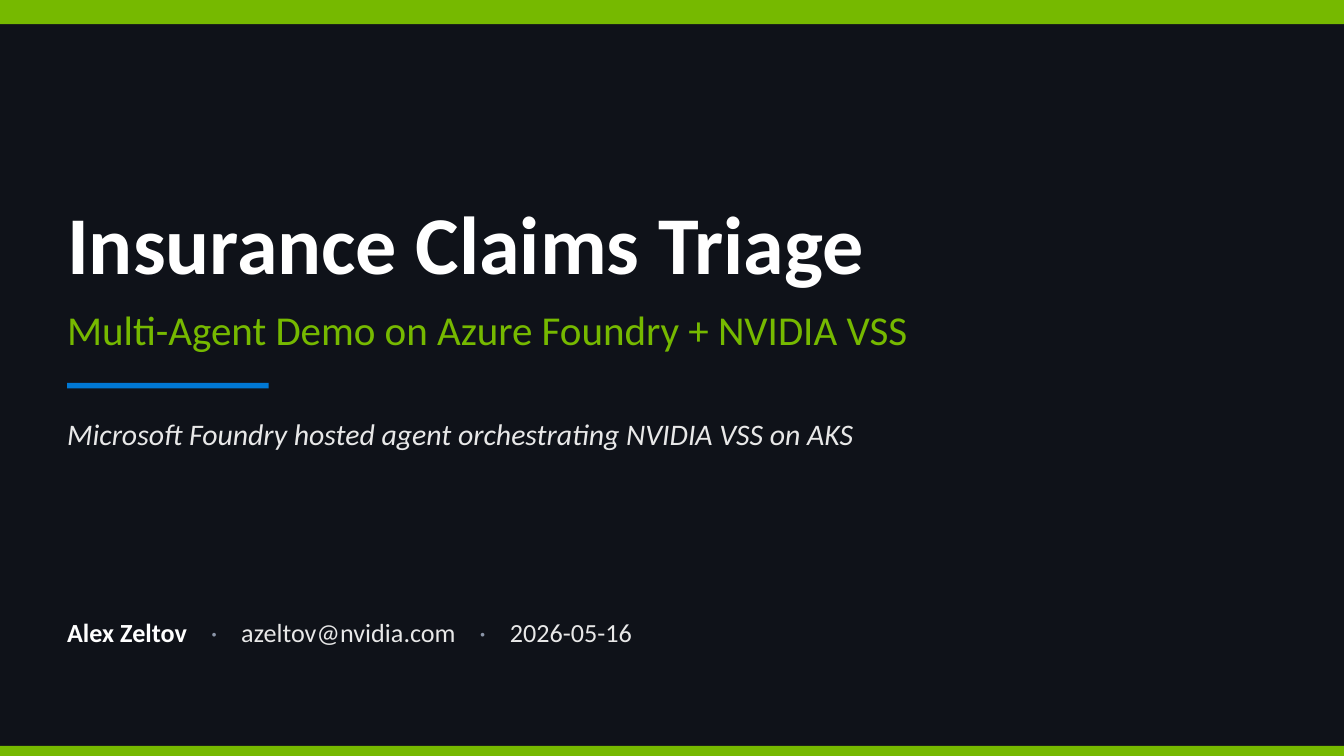
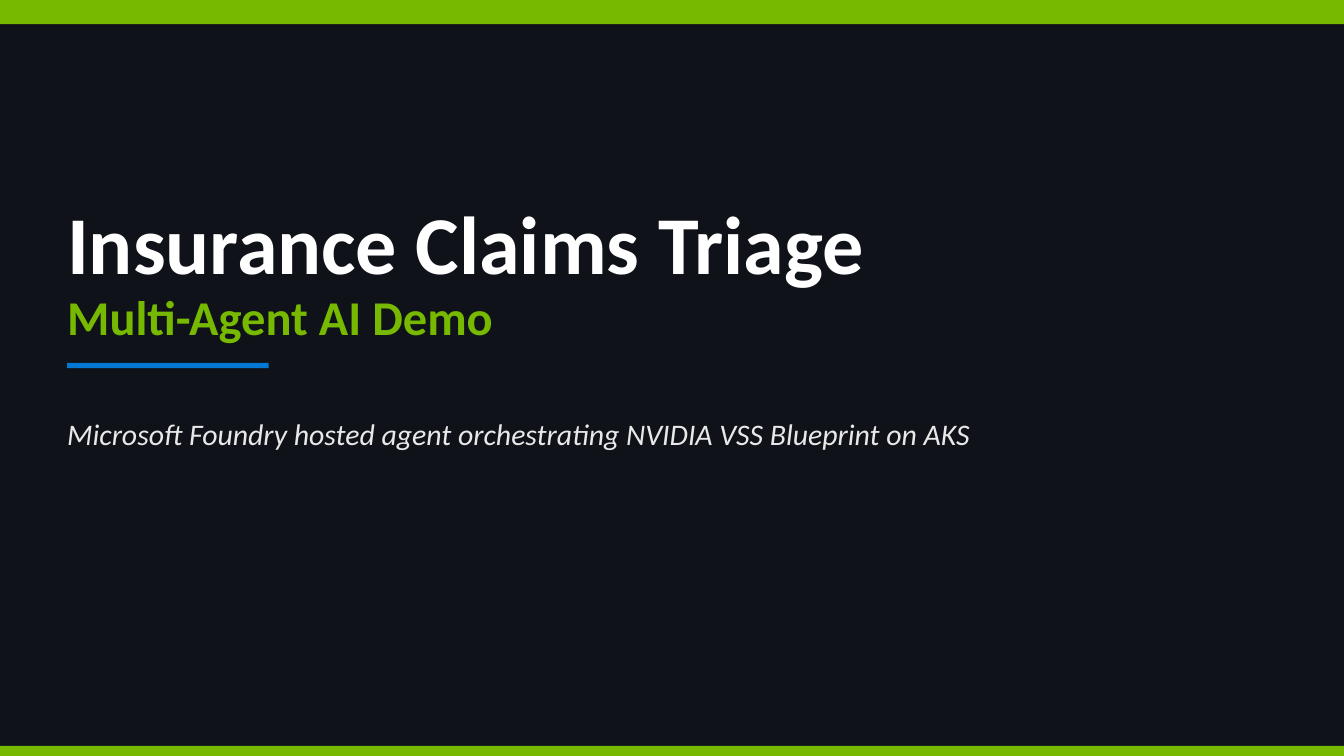
Before and after one commit to azeltov/vss-msbuild-demo, a slide deck: slide 1 of demo/insurance-claims-architecture.pptx. Drawn at 1344x756 pixels with LibreOffice and Linux fonts; fonts in the diff are those of the drawing. Boxes give left, top, right and bottom in pixels: in the first picture for what was removed or moved away, otherwise in the second. Text is boxed around its words. In the diff, an @@ line names an element or a change of style, - is before the commit and + after.

```diff
--- a/demo/insurance-claims-architecture.pptx
+++ b/demo/insurance-claims-architecture.pptx
@@ text at (x1=67, y1=301, x2=493, y2=343): text changed; size 22 to 26 pt; bold on @@
-Multi-Agent Demo on Azure Foundry + NVIDIA VSS
+Multi-Agent AI Demo
@@ rectangle moved from (x1=67, y1=383, x2=269, y2=388) to (x1=67, y1=363, x2=269, y2=368) @@
@@ text at (x1=67, y1=424, x2=970, y2=450): text changed @@
-Microsoft Foundry hosted agent orchestrating NVIDIA VSS on AKS
+Microsoft Foundry hosted agent orchestrating NVIDIA VSS Blueprint on AKS
@@ text removed at (x1=67, y1=623, x2=632, y2=645) @@
-Alex Zeltov · azeltov@nvidia.com · 2026-05-16
```
Also in this commit, not shown: 9 other slides changed, 2 slides added, 1 slide removed, 1 other file.
